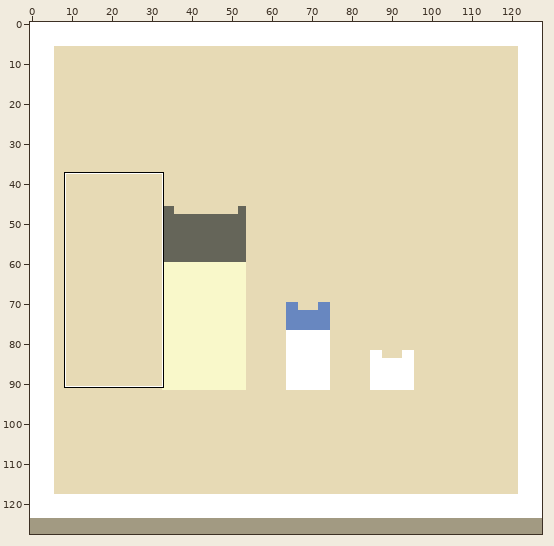
Sprite sheet: Assets/Resources/Characters/015.png. The first picture is a wide view before the edit; the outline marks the close-up.
Close-up. Before the edit:
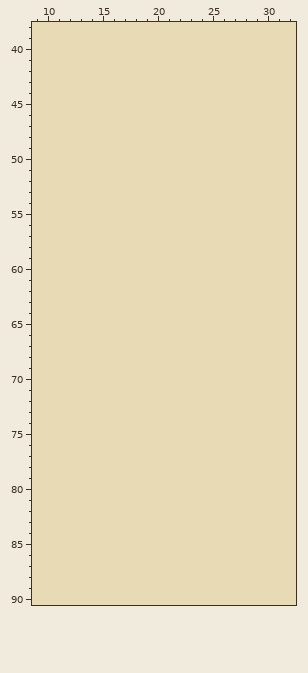
The file is 128x128 pixels. Colours within 5 levels of each other are drawn and written as one. Shown: x 9..32, y 38..90. The commit also changed other parts of the picture, which this record leaves out.
The same view after the edit:
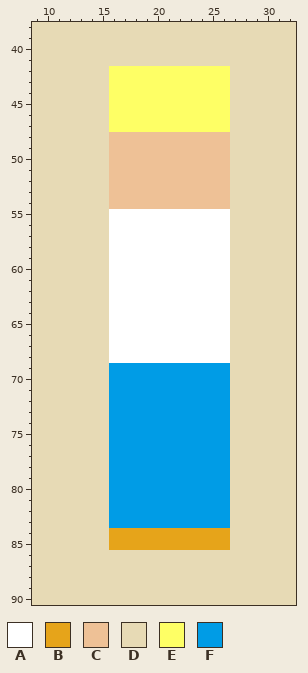
Palette (. is transparent): A #ffffff  B #e6a41a  C #eec196  D #e7dab5  E #feff65  F #009ce6
Diff:
y 42..47: x 16..26 DDDDDDDDDDD -> EEEEEEEEEEE
y 48..54: x 16..26 DDDDDDDDDDD -> CCCCCCCCCCC
y 55..68: x 16..26 DDDDDDDDDDD -> AAAAAAAAAAA
y 69..83: x 16..26 DDDDDDDDDDD -> FFFFFFFFFFF
y 84..85: x 16..26 DDDDDDDDDDD -> BBBBBBBBBBB
Where, in picture pixels (left, top, right, bottom), the same in both close-ups:
changed: (109, 66, 230, 550)
